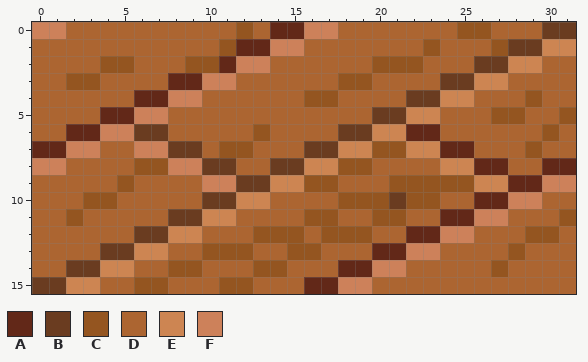
File history of a pixel-art sprite, project/raw_assets/img/game/ambient/Wood_Floor_2.png. Above: the version before the commit.
The file is 32x16 pixels.
Palette (. is transparent): A #622818  B #6a3c20  C #945520  D #ac6531  E #cd8552  F #cd815a
Once edited:
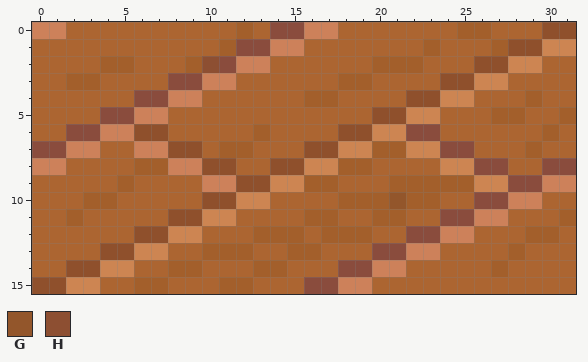
Colours new in this view: G #93562b  H #8d4f32
Commit message: Updated floor tiles & Room
Edits made:
colour A: #622818 -> #8a4c3d
colour B: #6a3c20 -> #8f502c
colour C: #945520 -> #a35f2b
Changed rows in their new state; - is a pixel that keeps its letter.
first column x 10:
 2 H
first column x 21:
10 G
Boxes around the changes in both pictures, in picture pixels (x1, y1, x2, y2):
changed: (32, 22, 576, 294)
